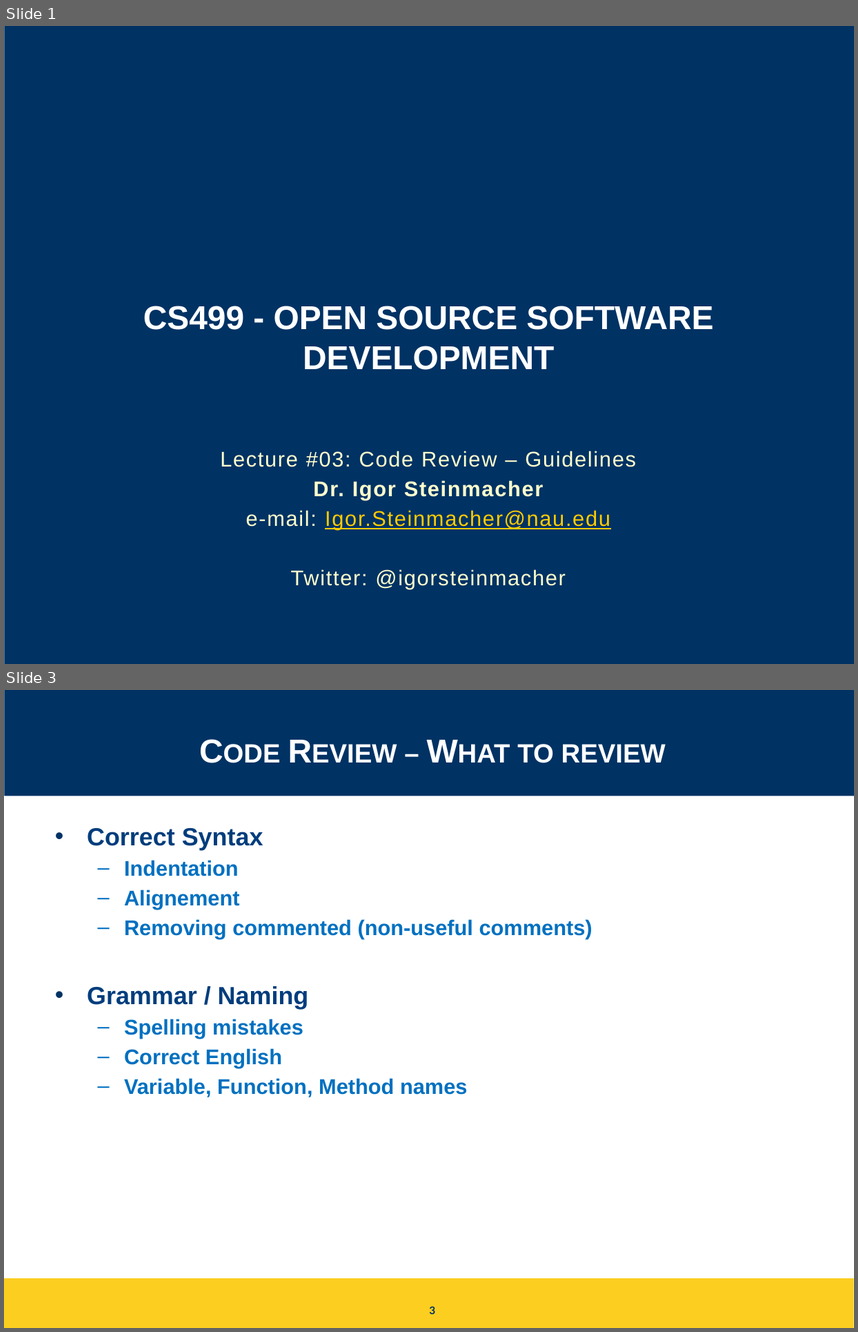
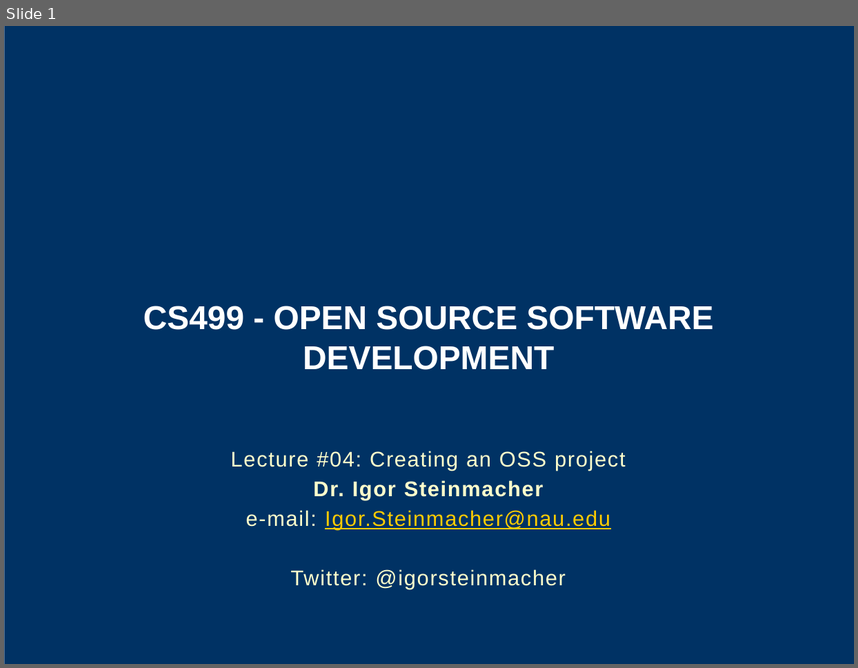
Before and after one commit to igorsteinmacher/SL-UTFPR-2021, a slide deck: notes/Lecture_05.pptx. Shown one above the other, each under a label of ours: slides 1 and 3 before the commit, slide 1 after it; the slides between them are not shown. The pictures are 858x1332 and 858x668 pixels, drawn with LibreOffice and Linux fonts; fonts in the diff are those of the drawing; background and template pictures are left out. Boxes give left, top, right and bottom in pixels: in the first picture for what was removed or moved away, otherwise in the second. Text is boxed around its words. In the diff, an @@ line names an element or a change of style, - is before the commit and + after.

Commit message:
Adding Lecture about creating an OSS proj

```diff
--- a/notes/Lecture_05.pptx
+++ b/notes/Lecture_05.pptx
@@ slide 3 removed at <box>4,690,854,1328</box>, background #FFFFFF @@
@@ rectangle removed at <box>4,690,854,796</box> @@
@@ title removed at <box>517,744,666,763</box> @@
-Code Review – What to review
@@ rectangle removed at <box>4,797,854,834</box> @@
@@ text removed at <box>87,828,593,1097</box> @@
-• Correct Syntax
-  – Indentation
-  – Alignement
-  – Removing commented (non-useful comments)
-• Grammar / Naming
-  – Spelling mistakes
-  – Correct English
-  – Variable, Function, Method names
@@ rectangle removed at <box>4,1279,854,1328</box> @@
@@ page number removed at <box>429,1305,435,1314</box> @@
-3
@@ slide 1 changed as well @@
@@ subtitle at <box>231,450,625,470</box>: text changed @@
-Lecture #03: Code Review – Guidelines
+Lecture #04: Creating an OSS project
```
Also in this commit, not shown: 5 other slides changed, 16 slides added, 3 other slides removed, 1 other file.
